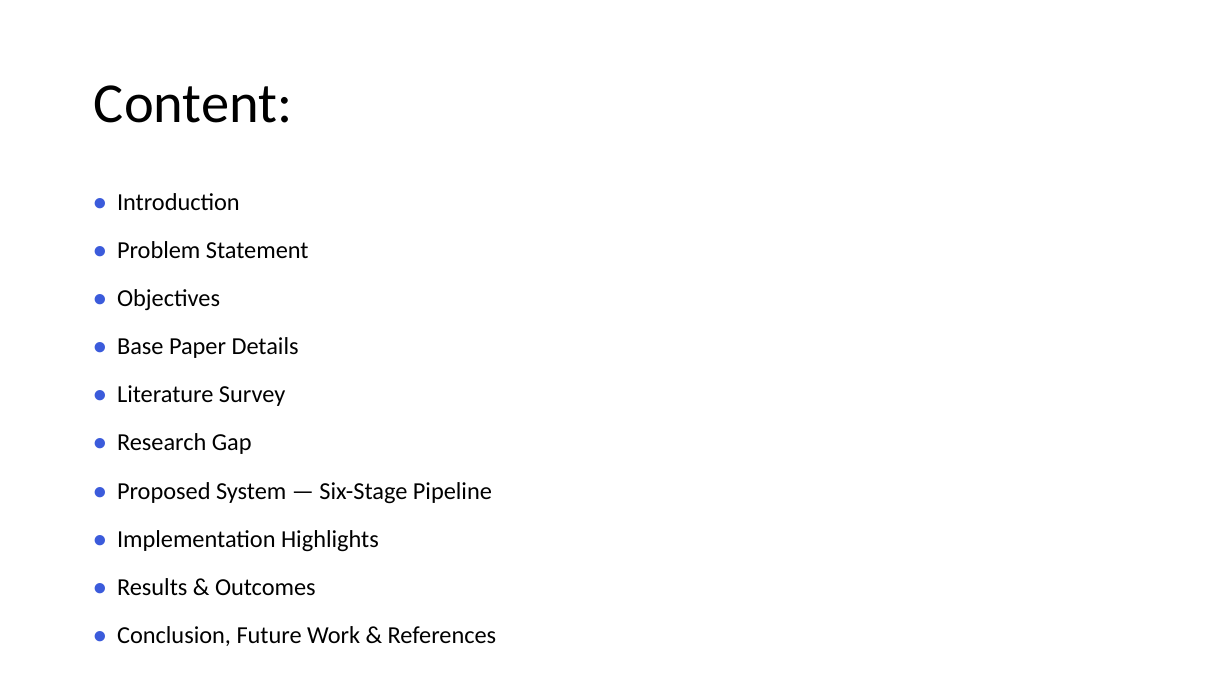
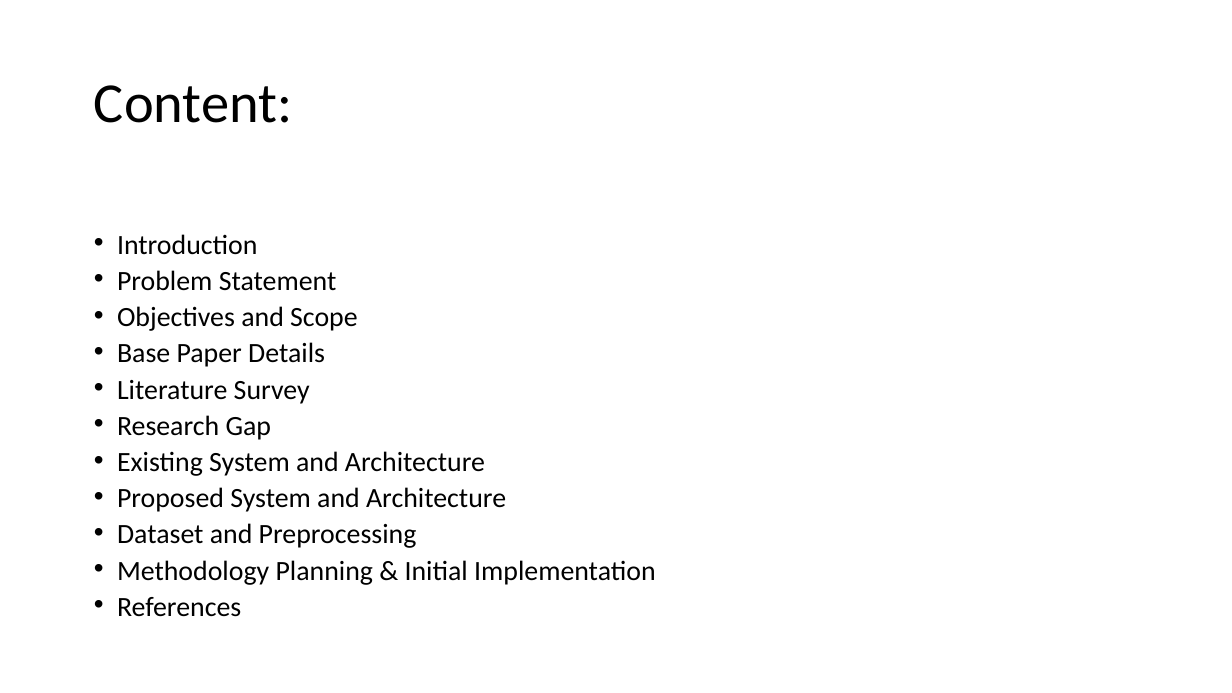
Before and after one commit to Mudit021/CivicSense-AI-Based-Citizen-Complaint-Analyzer, a slide deck: slide 2 of Project_Presentation.pptx. Drawn at 1232x693 pixels with LibreOffice and Linux fonts; fonts in the diff are those of the drawing. Boxes give left, top, right and bottom in pixels: in the first picture for what was removed or moved away, otherwise in the second. Text is boxed around its words. In the diff, an @@ line names an element or a change of style, - is before the commit and + after.

```diff
--- a/Project_Presentation.pptx
+++ b/Project_Presentation.pptx
@@ text at (117,234,656,617): text changed; size 19 to 21.7 pt @@
-• Introduction
-• Problem Statement
-• Objectives
-• Base Paper Details
-• Literature Survey
-• Research Gap
-• Proposed System — Six-Stage Pipeline
-• Implementation Highlights
-• Results & Outcomes
-• Conclusion, Future Work & References
+• Introduction
+• Problem Statement
+• Objectives and Scope
+• Base Paper Details
+• Literature Survey
+• Research Gap
+• Existing System and Architecture
+• Proposed System and Architecture
+• Dataset and Preprocessing
+• Methodology Planning & Initial Implementation
+• References
```
Also in this commit, not shown: 7 other slides changed, 5 slides added, 4 slides removed, 28 other files.
